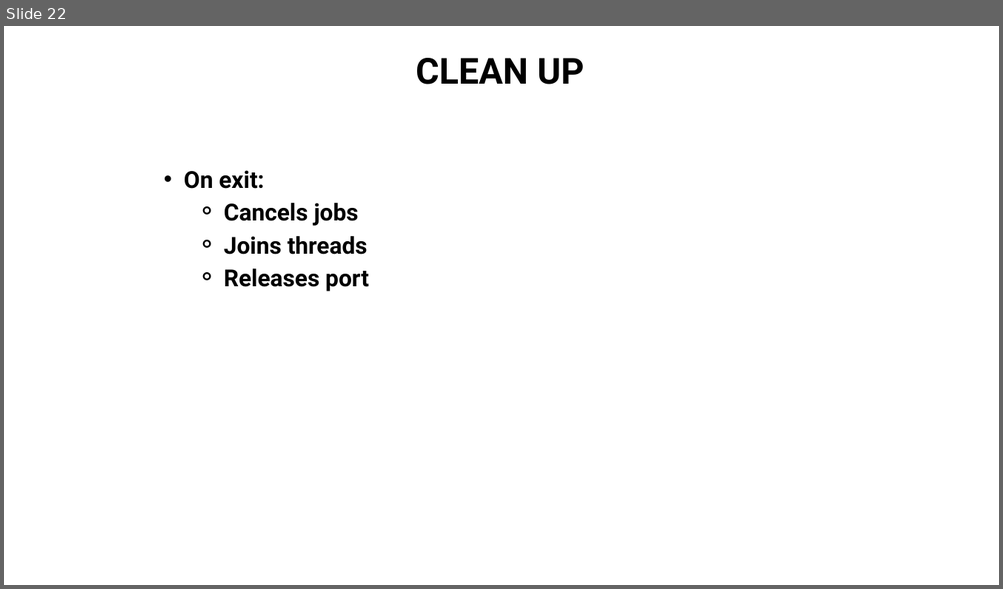
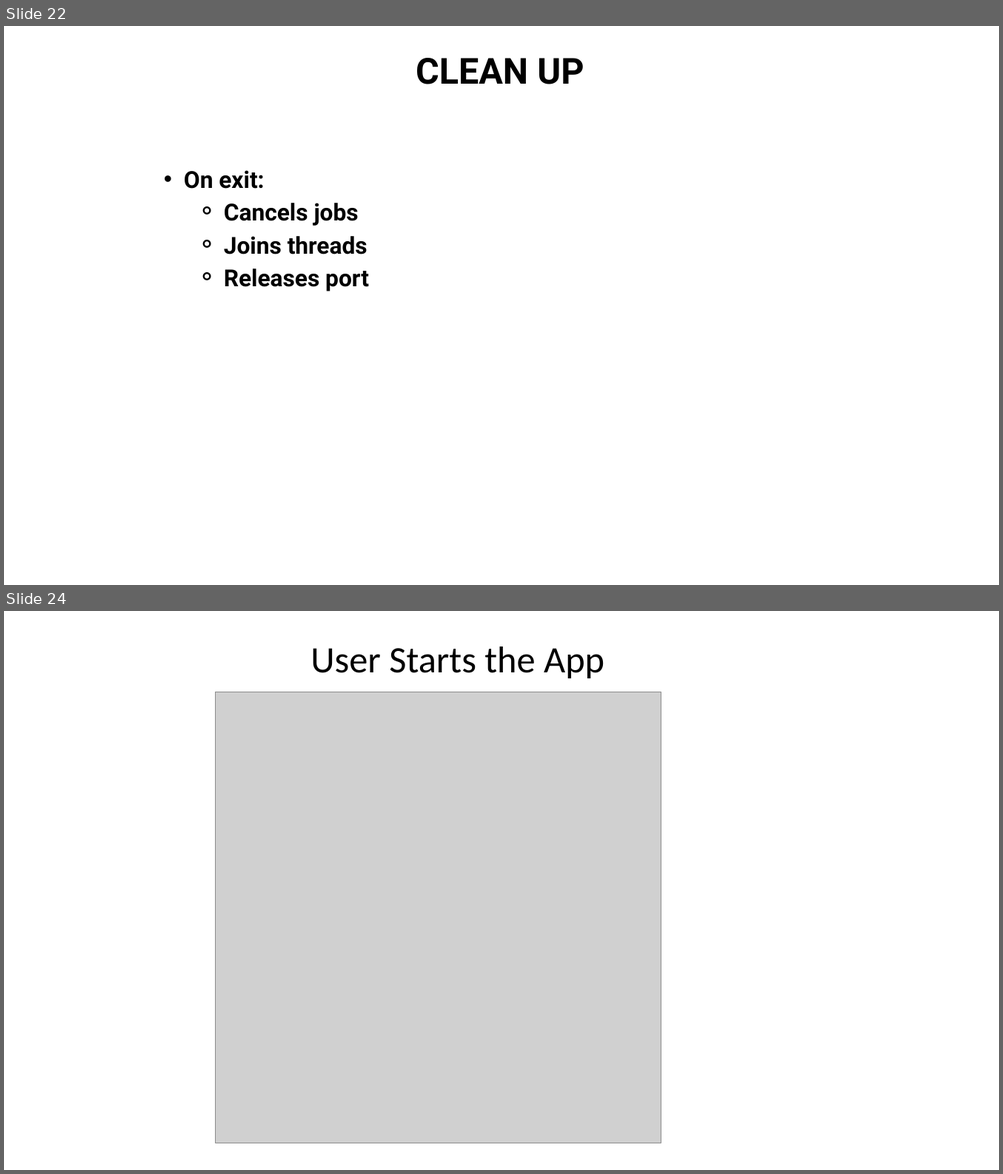
Before and after one commit to delacruzmarylynn/app, a slide deck: Seed App.pptx. Shown one above the other, each under a label of ours: slide 22 before the commit, slides 22 and 24 after it; the slides between them are not shown. The pictures are 1003x589 and 1003x1174 pixels, drawn with LibreOffice and Linux fonts; fonts in the diff are those of the drawing; grey boxes stand for pictures. Boxes give left, top, right and bottom in pixels: in the first picture for what was removed or moved away, otherwise in the second. Text is boxed around its words. In the diff, an @@ line names an element or a change of style, - is before the commit and + after.

```diff
--- a/Seed App.pptx
+++ b/Seed App.pptx
@@ slide 24 added at box(4, 611, 999, 1170), background #FFFFFF @@
@@ text added at box(310, 647, 604, 678), 54 pt, text #000000 @@
+User Starts the App
@@ picture added at box(216, 692, 661, 1142) @@
```
Also in this commit, not shown: 13 other slides added, 5 other files.
